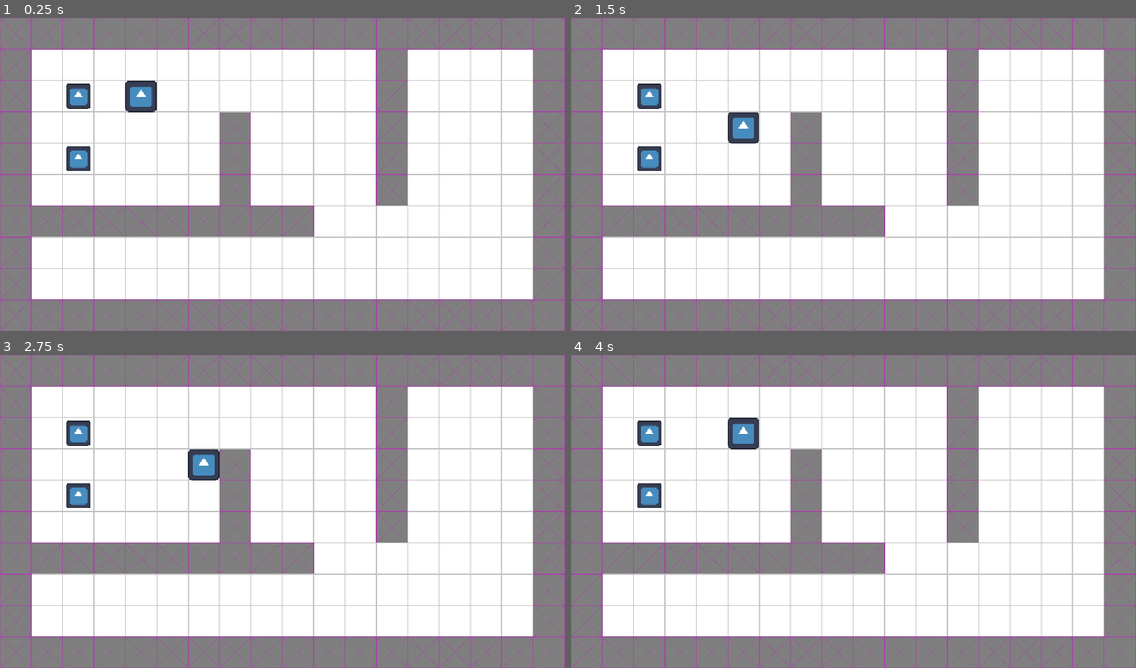
Above: before the commit, frames 1-4 (two rows, left to right).
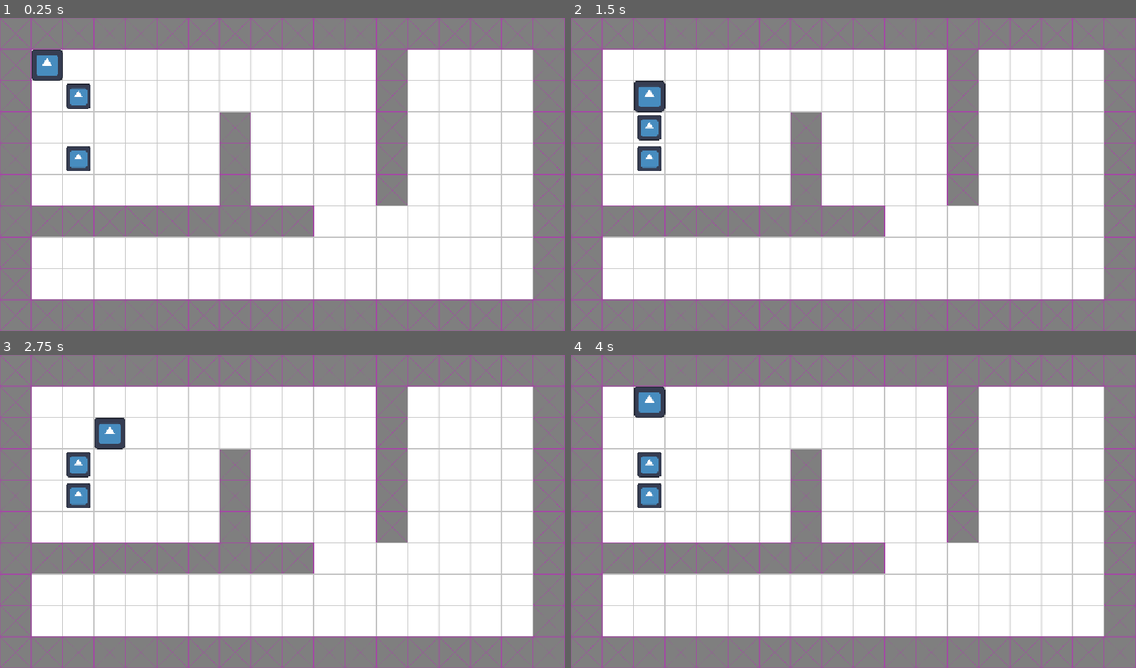
Above: after the commit, the same moments.

Repository: whitsettbe/kcol-f26-gamedevproj-cb
Game: Godot game, scene res://main.tscn
Same seed, same stepped clock (60 frames per second), same inputs: the game is played once before the commit and once after it. The engine's default icon, where the game draws it, is replaced by a stand-in: a white triangle on a blue panel in a dark square.
Inputs:
- Up to frame 1 (0.25 s): no input
- Up to frame 2 (1.5 s): tap Enter at 0.5 s; hold Right (move_right) 0.53-1.28 s; tap Space at 1.25 s; hold Down (move_down) from 1.28 s (still down)
- Up to frame 3 (2.75 s): tap Enter at 2 s; release Down (move_down) at 2.03 s; hold Right (move_right) from 2.03 s (still down)
- Up to frame 4 (4 s): tap Space at 2.75 s; release Right (move_right) at 2.78 s; hold Up (move_up) 2.78-3.53 s; tap Enter at 3.5 s; hold Left (move_left) from 3.53 s (still down)

The runs differ from the first frame. In frame 1, 1.1% of the frame differs, in the area x 5-28%, y 10-31%; in frame 2, 1.2%; in frame 3, 1.7%; in frame 4, 1.7%, in the area x 11-34%, y 10-40%.

Commit message:
Replaced subnodes with actual OOP

Diff:
--- a/TornAsunder/block.gd
+++ b/TornAsunder/block.gd
@@ -1,54 +1,54 @@
+class_name Block
 extends Area2D
-
-var tile_size = 64
 
 # Set up raycaster to test proximal block
 @onready var ray = $RayCast2D
 
 # Called when the node enters the scene tree for the first time.
 func _ready() -> void:
-
-	# Ensure block position is centered on a tile (unshift, round, shift)
-	#position -= Vector2.ONE * tile_size / 2
-	#position = position.snapped(Vector2.ONE * tile_size)
-	#position += Vector2.ONE * tile_size / 2
-	pass # assume the block was placed correctly...
+	pass
 
 # Called every frame. 'delta' is the elapsed time since the previous frame.
 func _process(delta: float) -> void:
 	pass
-	#var cm = can_move(Vector2.DOWN * tile_size)
-	#print(self, cm)
-	#if cm:
-	#	move(Vector2.DOWN * tile_size)
 
+# Find which objects must move
+#  in order for this block to move
+func get_successors(dir_vect : Vector2) -> Array:
+
+	var out = Array()
+
+	# Get the directly intervening raycast
+	ray.target_position = dir_vect
+	ray.force_raycast_update()
+	var collider = ray.get_collider()
+	if collider != null:
+		out.push_back(collider)
+
+	return out
+
+# Check if this block is allowed to move
+#  by the requested offset
+#  (assumption: one grid square away)
 func can_move(dir_vect):
 
-	ray.target_position = dir_vect
-	ray.force_raycast_update() # force the physics engine to check for collisions,
-			# even though this is not a physics update call
+	var successors = get_successors(dir_vect)
+	for succ in successors:
+		if not (succ.has_method("can_move") \
+				and succ.can_move(dir_vect)):
+			return false
+	return true
 
-	var collider = ray.get_collider()
-	if collider != null:
-		#print(collider)
-		if collider.has_method("can_move"):
-			return collider.can_move(dir_vect)
-		else:
-			return false
-	else:
-		return true
+# Move the block by the requested offset
+#  (assumption: one grid square away)
+#  (assumption: can_move(dir_vect) == True)
+func move(dir_vect):
 
-
-func move(dir_vect):
-	# assumes can_move was valid
-	ray.target_position = dir_vect
-	ray.force_raycast_update() # force the physics engine to check for collisions,
-			# even though this is not a physics update call
-
-	var collider = ray.get_collider()
-	if collider != null:
-		if collider.has_method("move"):
-			collider.move(dir_vect)
+	# Move successors
+	var successors = get_successors(dir_vect)
+	for succ in successors:
+		if succ.has_method("move"):
+			succ.move(dir_vect)
 
 	# After telling successors to move, we can now move
 	position += dir_vect
--- a/TornAsunder/main.tscn
+++ b/TornAsunder/main.tscn
@@ -2,7 +2,7 @@
 
 [ext_resource type="Texture2D" uid="uid://c7vpam2yvrrjg" path="res://simple_tiles.png" id="1_0xm2m"]
 [ext_resource type="PackedScene" uid="uid://bmgltflbc15gb" path="res://block.tscn" id="1_ig7tw"]
-[ext_resource type="PackedScene" uid="uid://bvoo3wrbdvbom" path="res://player.tscn" id="3_h2yge"]
+[ext_resource type="Script" uid="uid://dhm1jiir4y22f" path="res://player.gd" id="3_h2yge"]
 
 [sub_resource type="TileSetAtlasSource" id="TileSetAtlasSource_h2yge"]
 texture = ExtResource("1_0xm2m")
@@ -28,5 +28,6 @@
 [node name="Block2" parent="." unique_id=2121153980 instance=ExtResource("1_ig7tw")]
 position = Vector2(160, 288)
 
-[node name="Player" parent="." unique_id=174336531 instance=ExtResource("3_h2yge")]
-position = Vector2(288, 160)
+[node name="Player" parent="." unique_id=1125575546 instance=ExtResource("1_ig7tw")]
+position = Vector2(96, 96)
+script = ExtResource("3_h2yge")
--- a/TornAsunder/player.gd
+++ b/TornAsunder/player.gd
@@ -1,4 +1,4 @@
-extends Node2D
+extends Block
 
 var tile_size = 64
 var inputs = { # mapping pressable actions to translation directions
@@ -10,12 +10,8 @@
 
 # Called when the node enters the scene tree for the first time.
 func _ready() -> void:
-	$Block/Sprite2D.scale = Vector2.ONE * .5
-
-
-# Called every frame. 'delta' is the elapsed time since the previous frame.
-func _process(delta: float) -> void:
-	pass
+	super() # call the inherited version of this overridden function
+	$Sprite2D.scale = Vector2.ONE * .5
 
 # Called on input
 func _unhandled_input(event):
@@ -25,5 +21,5 @@
 
 func move_if_possible(dir):
 	var dir_vect = inputs[dir] * tile_size
-	if $Block.can_move(dir_vect):
-		$Block.move(dir_vect)
+	if can_move(dir_vect):
+		move(dir_vect)
--- a/TornAsunder/player.tscn
+++ /dev/null
@@ -1,10 +0,0 @@
-[gd_scene format=3 uid="uid://bvoo3wrbdvbom"]
-
-[ext_resource type="PackedScene" uid="uid://bmgltflbc15gb" path="res://block.tscn" id="1_4flbx"]
-[ext_resource type="Script" uid="uid://c65g0ptm1h0v0" path="res://player.gd" id="1_onrkg"]
-
-[node name="Player" type="Node2D" unique_id=174336531]
-script = ExtResource("1_onrkg")
-metadata/_edit_group_ = true
-
-[node name="Block" parent="." unique_id=1094868734 instance=ExtResource("1_4flbx")]
Not shown, changed: TornAsunder/player.gd.uid
